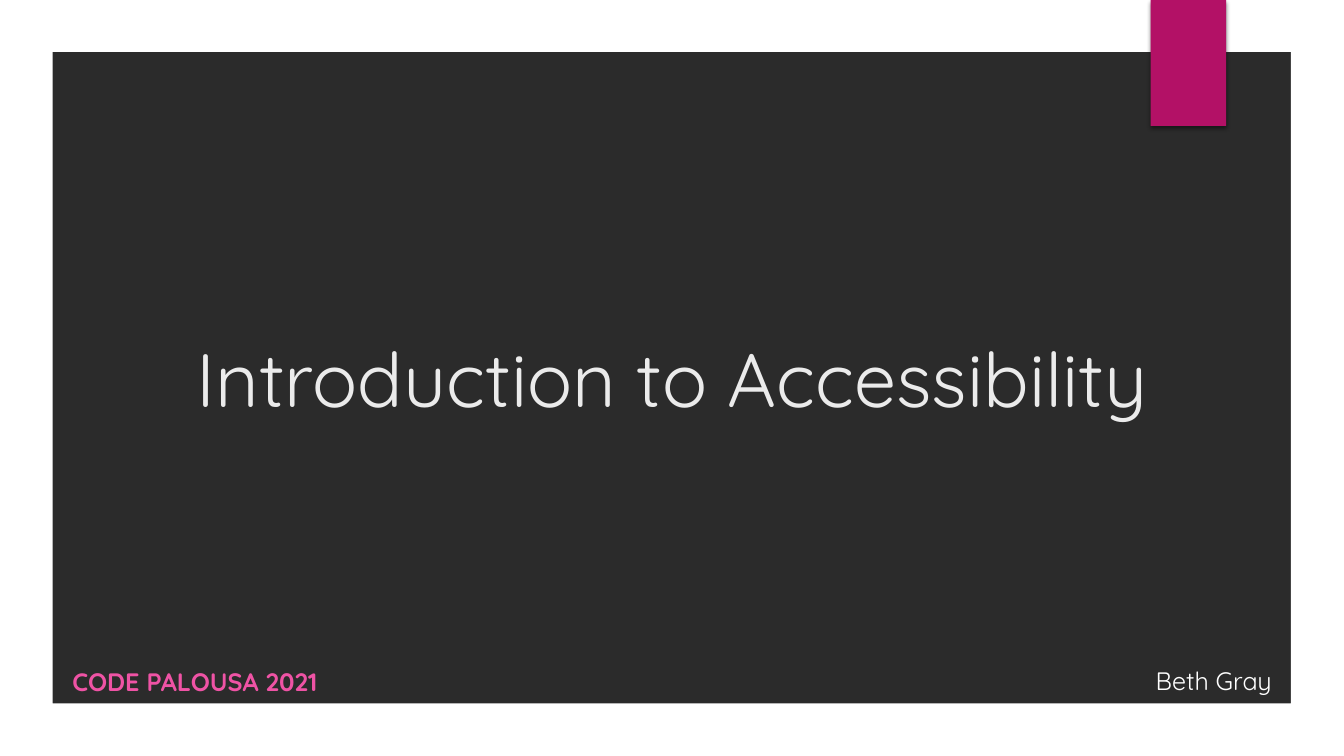
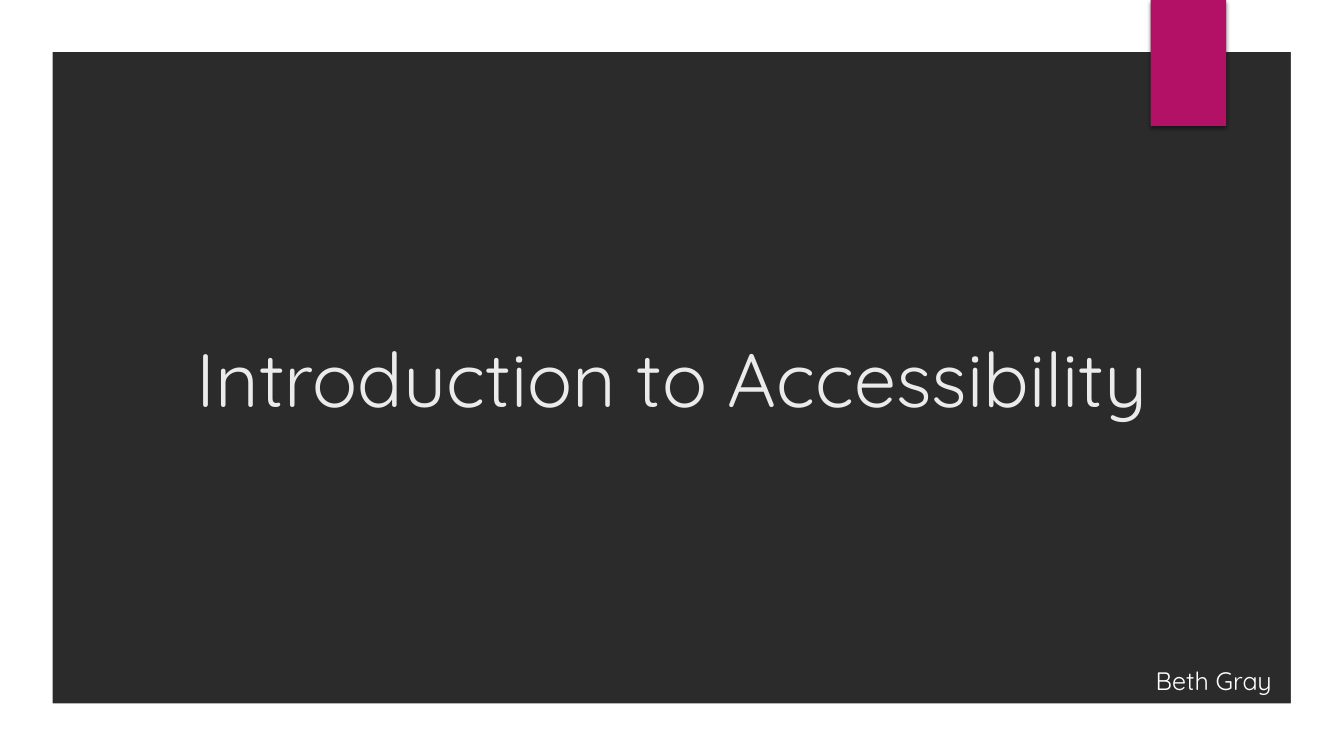
Before and after one commit to CorgiDev/A11y-Materials, a slide deck: slide 1 of Presenations/Intro to Accessible Web Design_2021.pptx. Drawn at 1344x756 pixels with LibreOffice and Linux fonts; fonts in the diff are those of the drawing; background and template pictures are left out; a plain dark background stands for a picture behind light text. Boxes give left, top, right and bottom in pixels: in the first picture for what was removed or moved away, otherwise in the second. Text is boxed around its words. In the diff, an @@ line names an element or a change of style, - is before the commit and + after.

```diff
--- a/Presenations/Intro to Accessible Web Design_2021.pptx
+++ b/Presenations/Intro to Accessible Web Design_2021.pptx
@@ subtitle removed at bbox=[72, 673, 318, 692] @@
-CODE PALOUSA 2021
```
Also in this commit, not shown: 4 other slides changed, 2 slides added.
